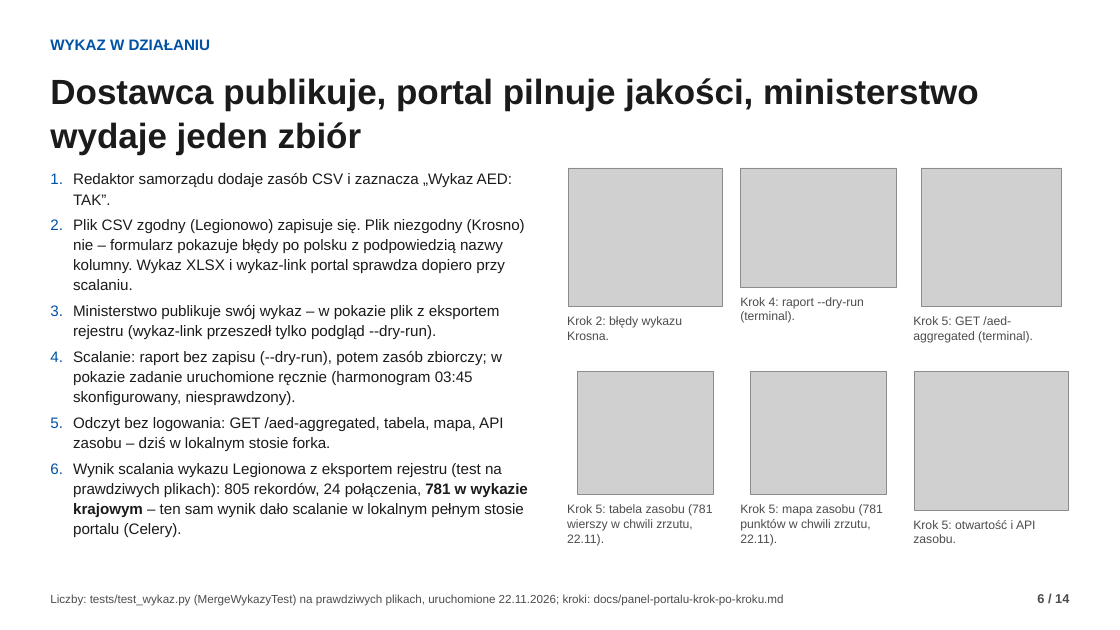
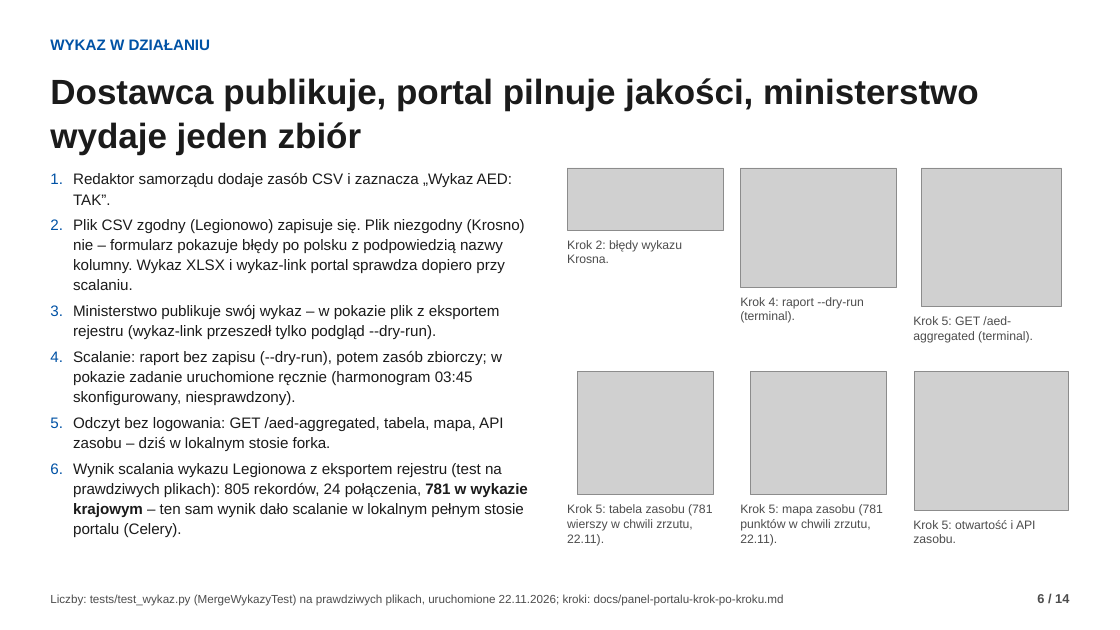
Before and after one commit to fidok15/AED, a slide deck: slide 6 of docs/prezentacja/misja-aed.pptx. Drawn at 1120x630 pixels with LibreOffice and Linux fonts; fonts in the diff are those of the drawing; grey boxes stand for pictures. Boxes give left, top, right and bottom in pixels: in the first picture for what was removed or moved away, otherwise in the second. Text is boxed around its words. In the diff, an @@ line names an element or a change of style, - is before the commit and + after.

```diff
--- a/docs/prezentacja/misja-aed.pptx
+++ b/docs/prezentacja/misja-aed.pptx
@@ picture: place and size @@
-picture at bbox=[569, 168, 723, 307]
+picture at bbox=[567, 168, 723, 230]
@@ text "Krok 2: błędy wykazu Krosna.": place and size @@
-text "Krok 2: błędy wykazu Krosna." at bbox=[567, 316, 683, 340]
+text "Krok 2: błędy wykazu Krosna." at bbox=[567, 240, 683, 263]
```
Also in this commit, not shown: 1 other slide changed.
